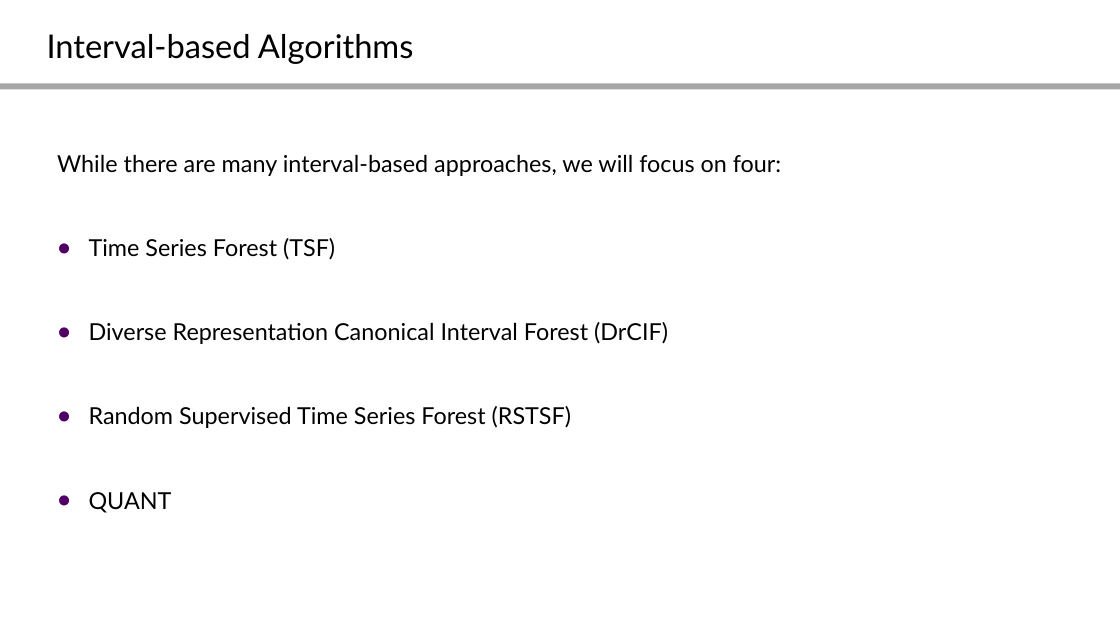
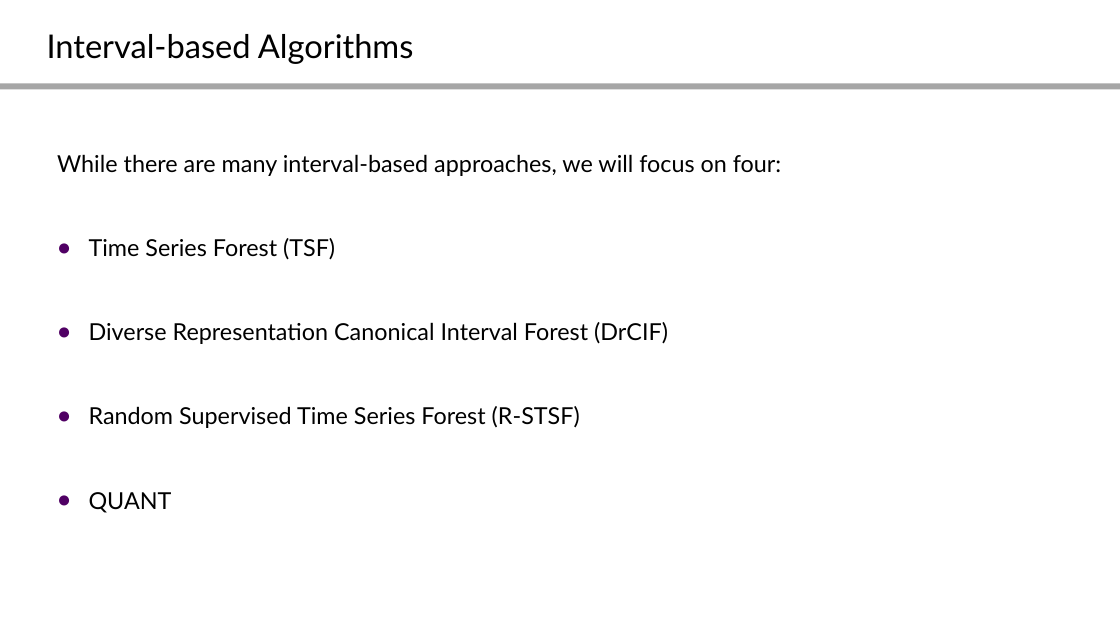
Before and after one commit to aeon-toolkit/aeon-tutorials, a slide deck: slide 6 of KDD-2024/Slides/part5_interval_based.pptx. Drawn at 1120x630 pixels with LibreOffice and Linux fonts; fonts in the diff are those of the drawing. Boxes give left, top, right and bottom in pixels: in the first picture for what was removed or moved away, otherwise in the second. Text is boxed around its words. In the diff, an @@ line names an element or a change of style, - is before the commit and + after.

```diff
--- a/KDD-2024/Slides/part5_interval_based.pptx
+++ b/KDD-2024/Slides/part5_interval_based.pptx
@@ text at (89,406,580,428): text changed @@
-● Random Supervised Time Series Forest (RSTSF)
+● Random Supervised Time Series Forest (R-STSF)
```
Also in this commit, not shown: 2 other slides changed, 2 slides added, 1 slide removed, 2 other files.
